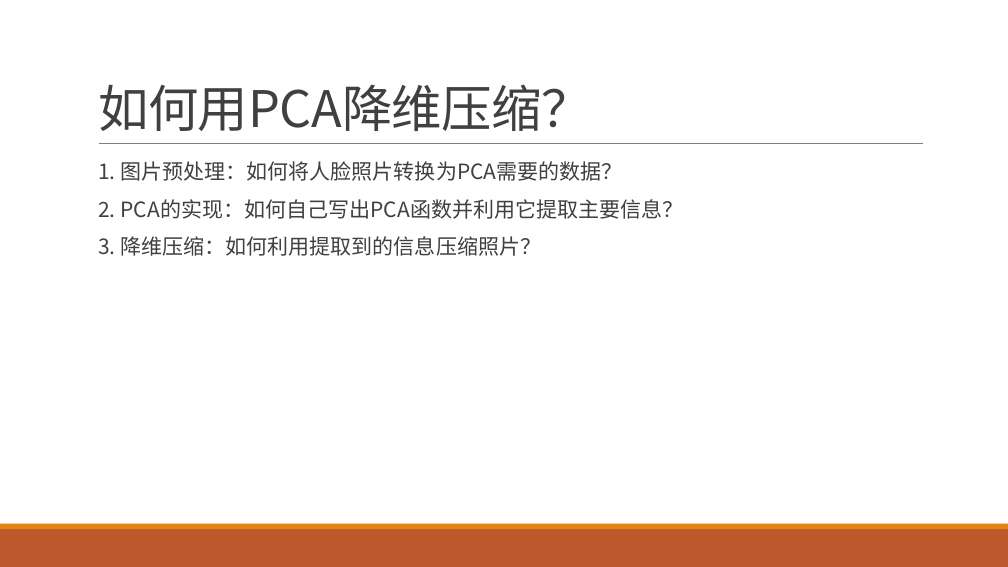
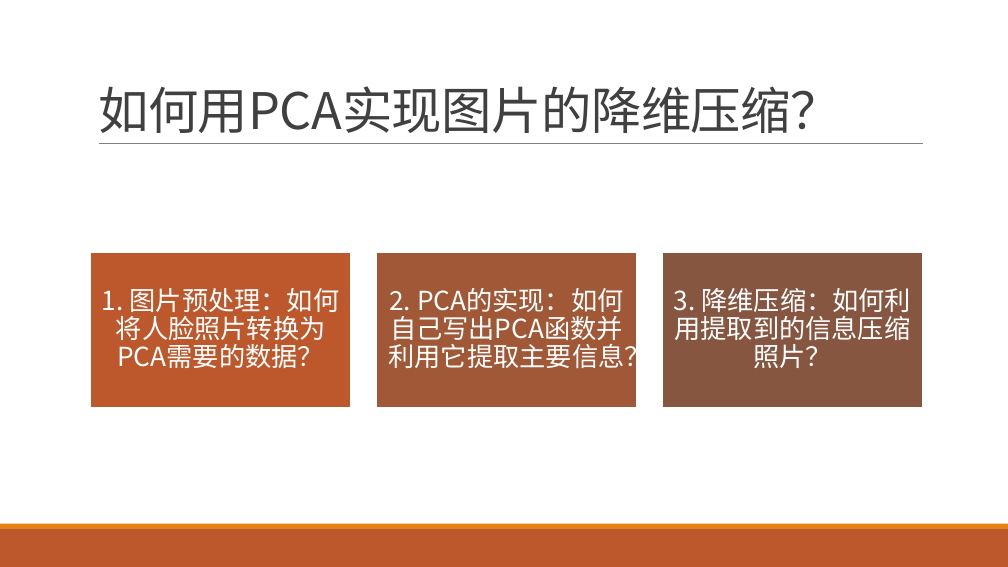
Before and after one commit to Enting-Chen/PCA_KNN, a slide deck: slide 3 of pca.pptx. Drawn at 1008x567 pixels with LibreOffice and Linux fonts; fonts in the diff are those of the drawing. Boxes give left, top, right and bottom in pixels: in the first picture for what was removed or moved away, otherwise in the second. Text is boxed around its words. In the diff, an @@ line names an element or a change of style, - is before the commit and + after.

```diff
--- a/pca.pptx
+++ b/pca.pptx
@@ title at [98, 86, 841, 133]: text changed @@
-如何用PCA降维压缩？
+如何用PCA实现图片的降维压缩？
@@ text removed at [98, 161, 683, 256] @@
-  1. 图片预处理：如何将人脸照片转换为PCA需要的数据？
-  2. PCA的实现：如何自己写出PCA函数并利用它提取主要信息？
-  3. 降维压缩：如何利用提取到的信息压缩照片？
@@ group added at [91, 252, 923, 408]: 3 rectangles, 3 texts @@
+1. 图片预处理：如何将人脸照片转换为PCA需要的数据？
+2. PCA的实现：如何自己写出PCA函数并利用它提取主要信息？
+3. 降维压缩：如何利用提取到的信息压缩照片？
```
Also in this commit, not shown: 8 other slides changed, 1 slide added.
